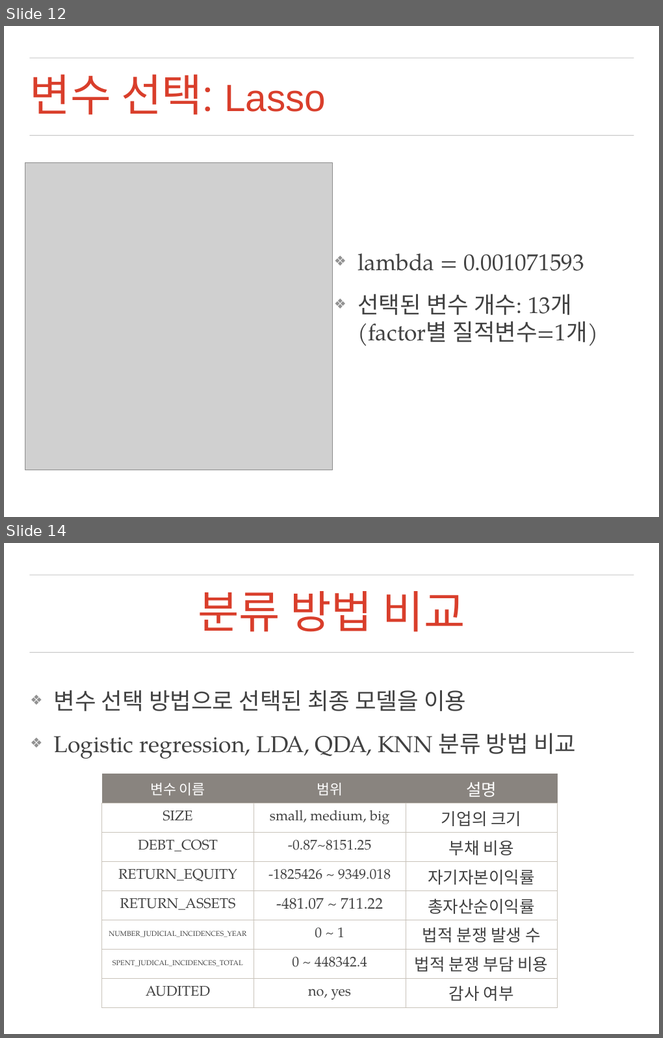
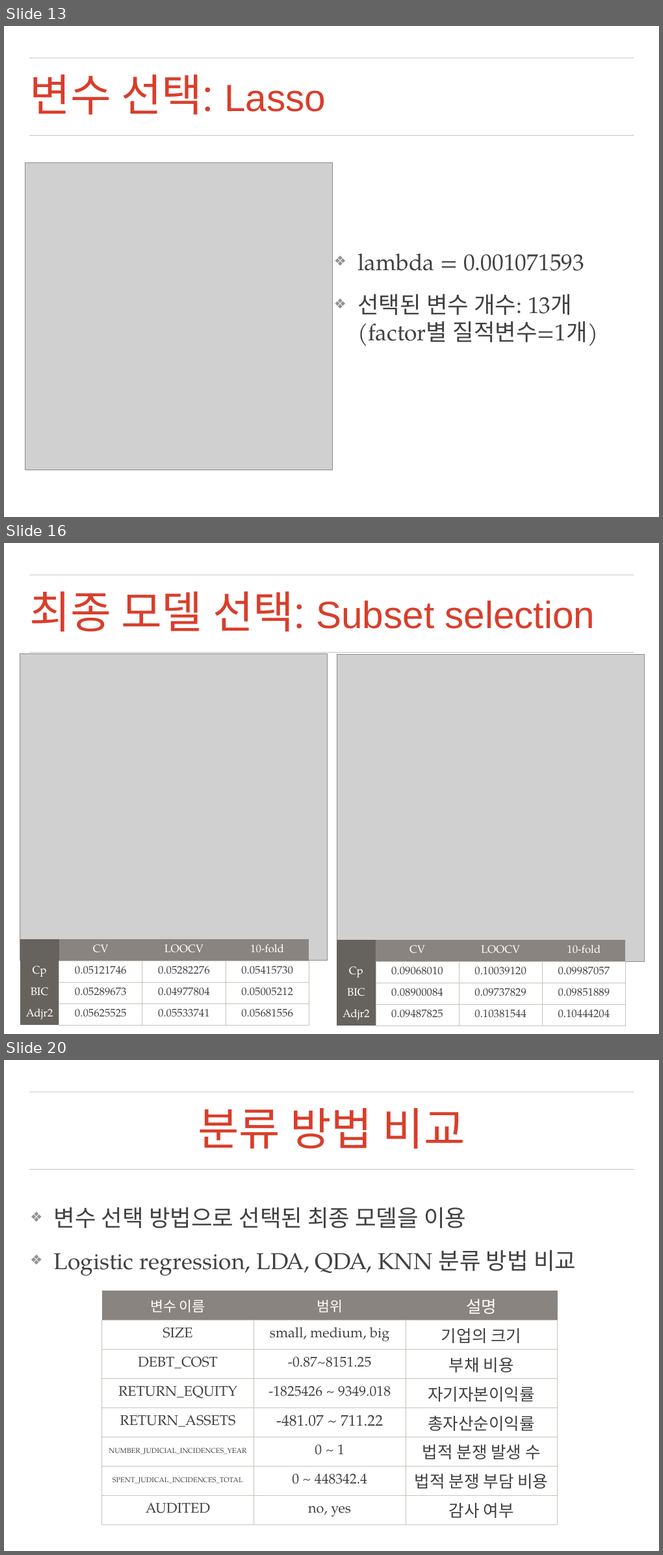
Before and after one commit to mrlee23/bankruptcy-prediction, a slide deck: presentation.pptx. Shown one above the other, each under a label of ours: slides 12 and 14 before the commit, slides 13, 16 and 20 after it; the slides between them are not shown. The pictures are 663x1038 and 663x1555 pixels, drawn with LibreOffice and Linux fonts; fonts in the diff are those of the drawing; grey boxes stand for pictures; background and template pictures are left out. Boxes give left, top, right and bottom in pixels: in the first picture for what was removed or moved away, otherwise in the second. Text is boxed around its words. In the diff, an @@ line names an element or a change of style, - is before the commit and + after.

```diff
--- a/presentation.pptx
+++ b/presentation.pptx
@@ slide 16 added at <box>4,543,659,1034</box>, background picture (left out); not listed: 2 template elements that a slide beside it also shows @@
@@ title added at <box>29,591,595,632</box>, 59.4 pt, text #D93E2B @@
+최종 모델 선택: Subset selection
@@ picture added at <box>20,653,328,961</box> @@
@@ picture added at <box>337,655,645,962</box> @@
@@ table added at <box>20,939,310,1025</box>, 4 rows, 4 columns @@
+ | CV | LOOCV | 10-fold
+Cp | 0.05121746 | 0.05282276 | 0.05415730
+BIC | 0.05289673 | 0.04977804 | 0.05005212
+Adjr2 | 0.05625525 | 0.05533741 | 0.05681556
@@ table added at <box>337,940,626,1026</box>, 4 rows, 4 columns @@
+ | CV | LOOCV | 10-fold
+Cp | 0.09068010 | 0.10039120 | 0.09987057
+BIC | 0.08900084 | 0.09737829 | 0.09851889
+Adjr2 | 0.09487825 | 0.10381544 | 0.10444204
@@ what was slide 12 is now slide 13 @@
@@ what was slide 14 is now slide 20 @@
```
Also in this commit, not shown: 1 slide changed, 5 other slides added, 1 other file.
